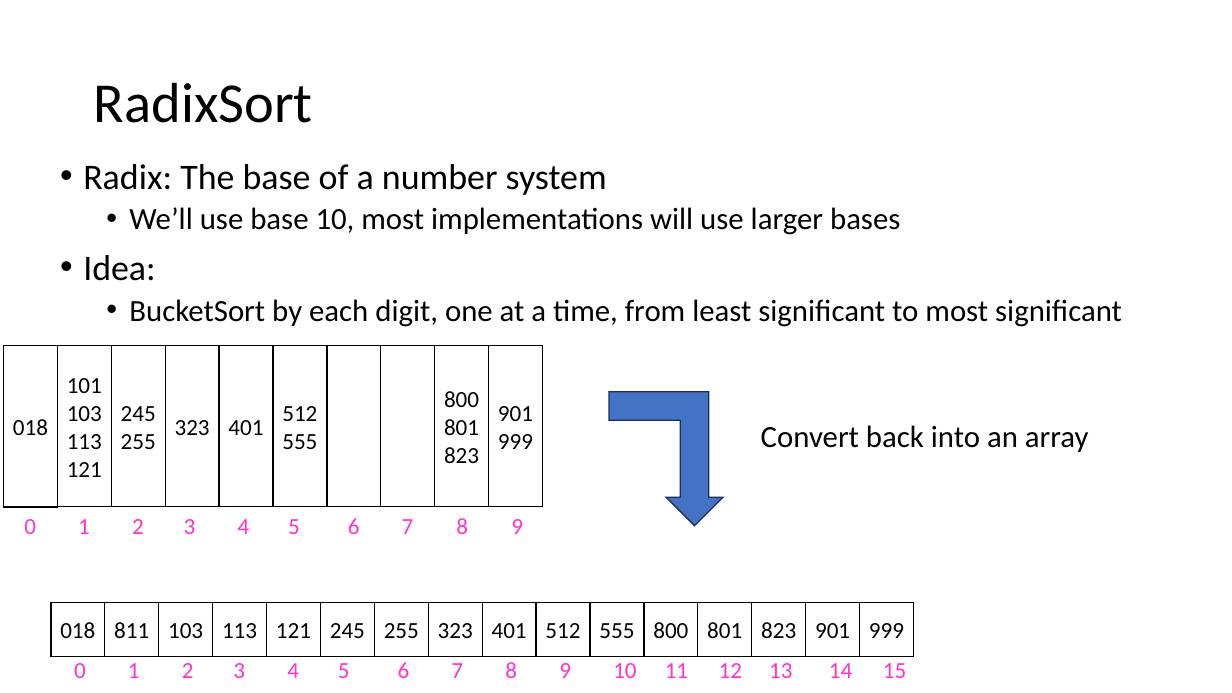
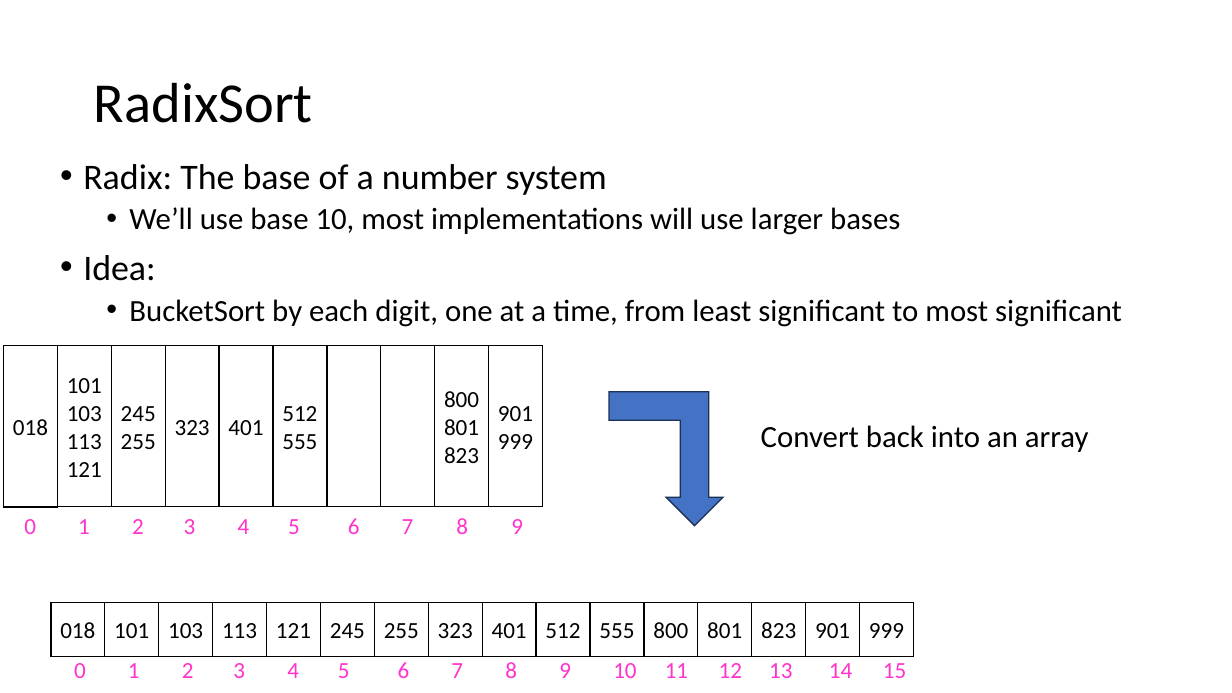
Before and after one commit to natebrunelle/cse332, a slide deck: slide 9 of markdown/files/slides/lecture14_graphs1.pptx. Drawn at 1232x693 pixels with LibreOffice and Linux fonts; fonts in the diff are those of the drawing. Boxes give left, top, right and bottom in pixels: in the first picture for what was removed or moved away, otherwise in the second. Text is boxed around its words. In the diff, an @@ line names an element or a change of style, - is before the commit and + after.

```diff
--- a/markdown/files/slides/lecture14_graphs1.pptx
+++ b/markdown/files/slides/lecture14_graphs1.pptx
@@ text in rectangle at [114,623,149,638]: text changed @@
-811
+101
```
Also in this commit, not shown: 4 other files.
